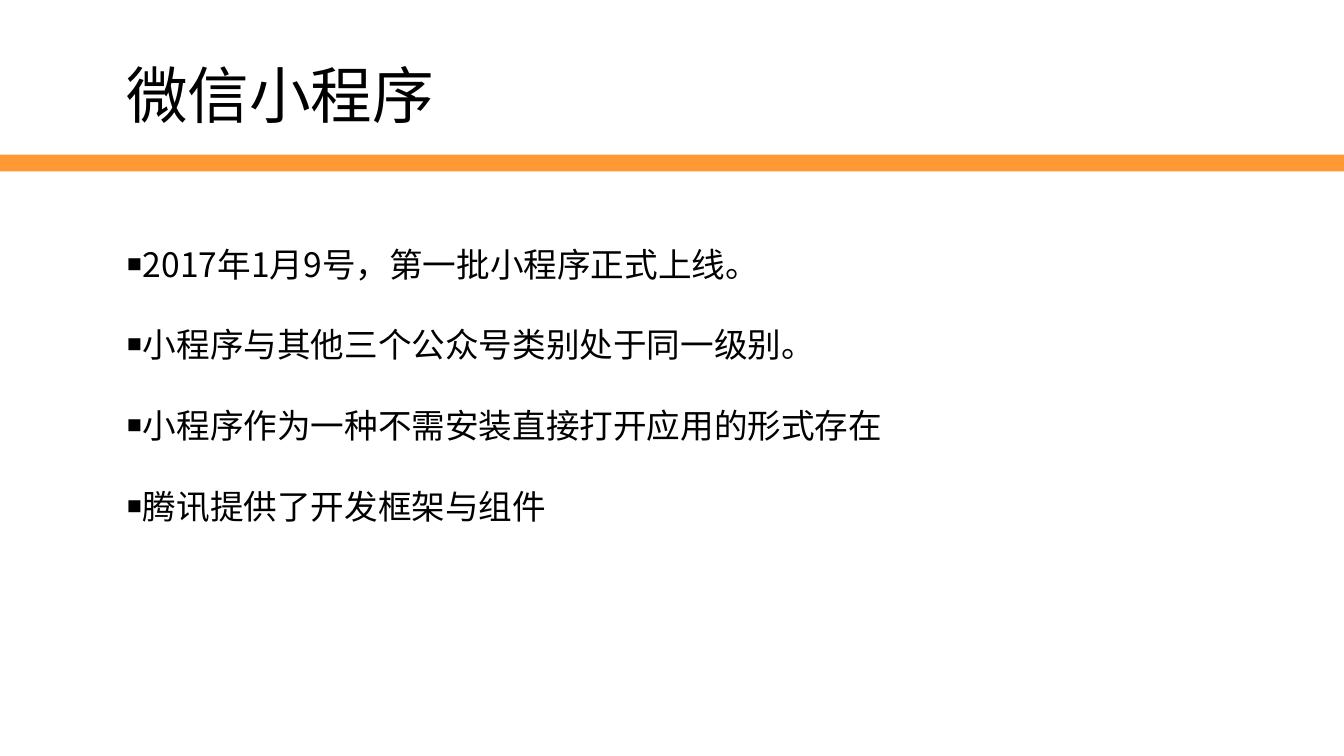
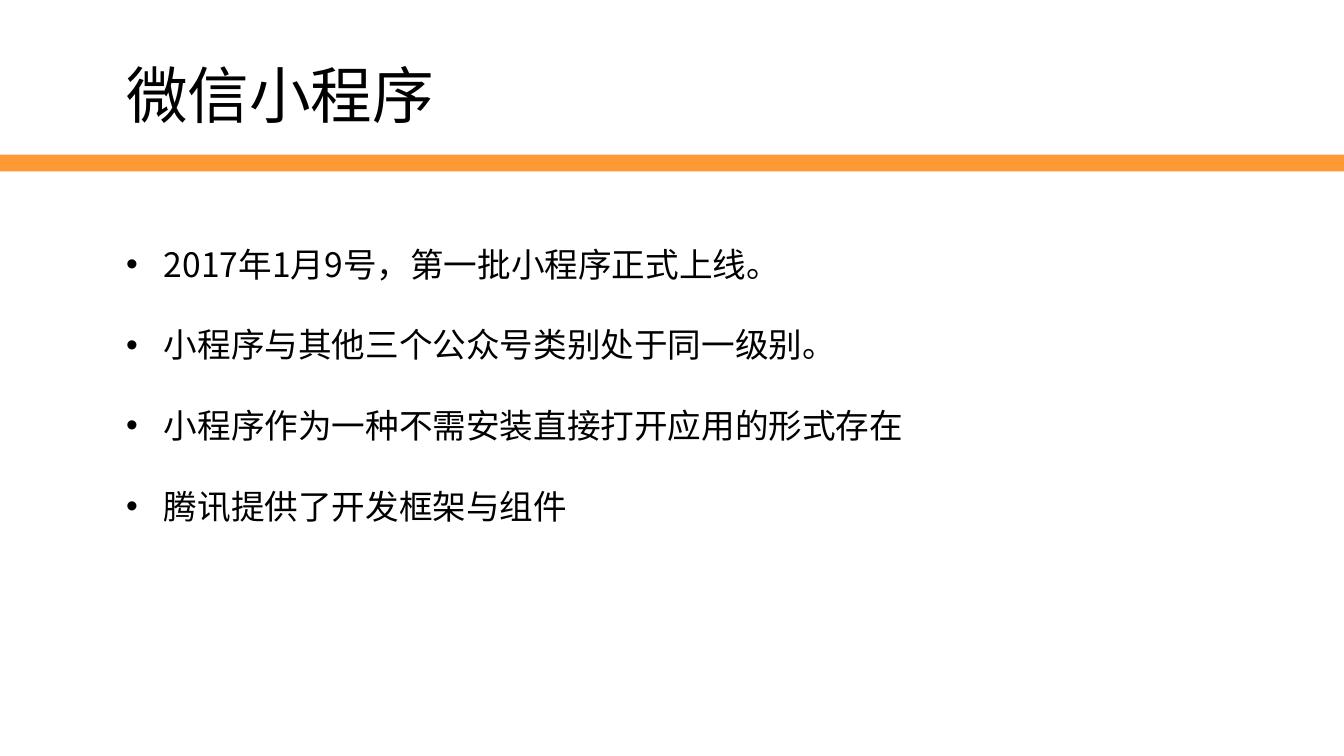
Before and after one commit to edu2act/2017-2018_1st_Wechat_Web_Programming, a slide deck: slide 8 of meterials/slides/ch01-wechat public platform.pptx (slide 7 before the commit). Drawn at 1344x756 pixels with LibreOffice and Linux fonts; fonts in the diff are those of the drawing; background and template pictures are left out. Boxes give left, top, right and bottom in pixels: in the first picture for what was removed or moved away, otherwise in the second. Text is boxed around its words. In the diff, an @@ line names an element or a change of style, - is before the commit and + after.

```diff
--- a/meterials/slides/ch01-wechat public platform.pptx
+++ b/meterials/slides/ch01-wechat public platform.pptx
@@ text at (164, 248, 903, 522): text changed @@
-￭2017年1月9号，第一批小程序正式上线。
-￭小程序与其他三个公众号类别处于同一级别。
-￭小程序作为一种不需安装直接打开应用的形式存在
-￭腾讯提供了开发框架与组件
+• 2017年1月9号，第一批小程序正式上线。
+• 小程序与其他三个公众号类别处于同一级别。
+• 小程序作为一种不需安装直接打开应用的形式存在
+• 腾讯提供了开发框架与组件
```
Also in this commit, not shown: 3 other slides changed, 1 slide added, 1 slide removed, 1 other file.
